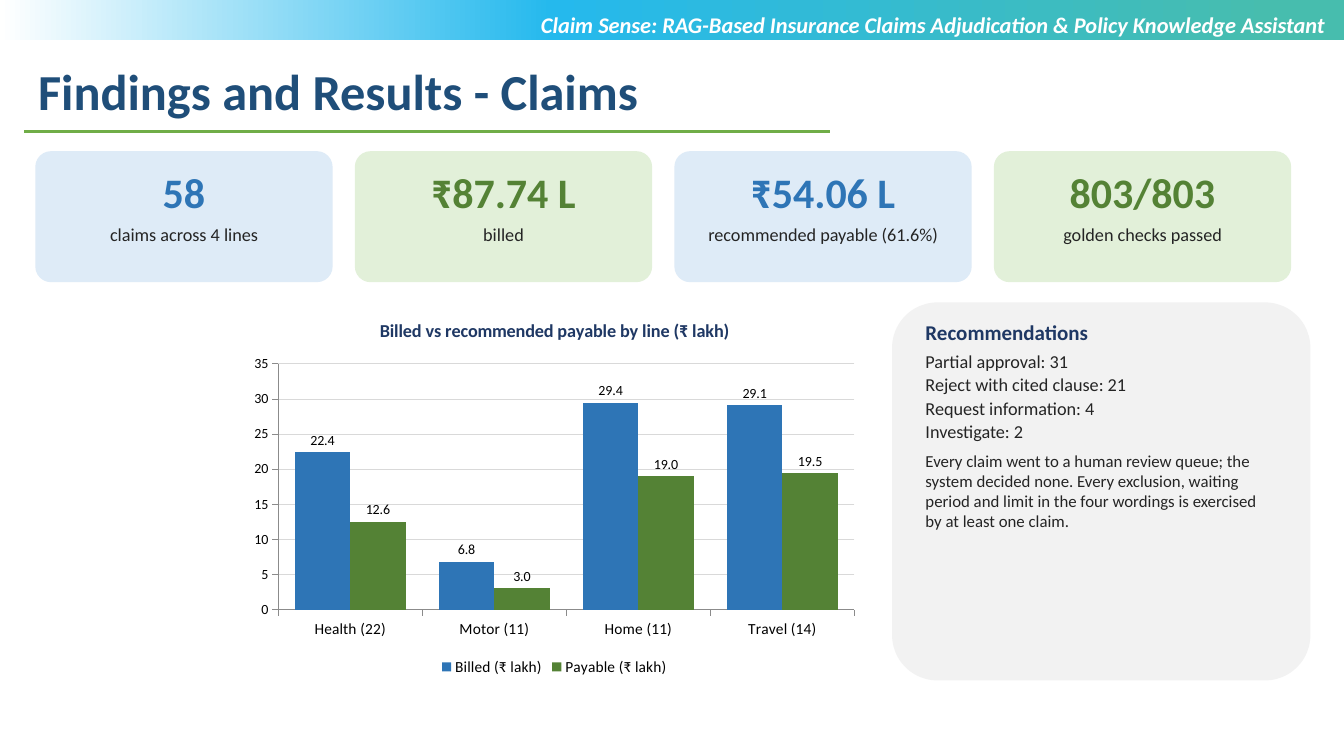
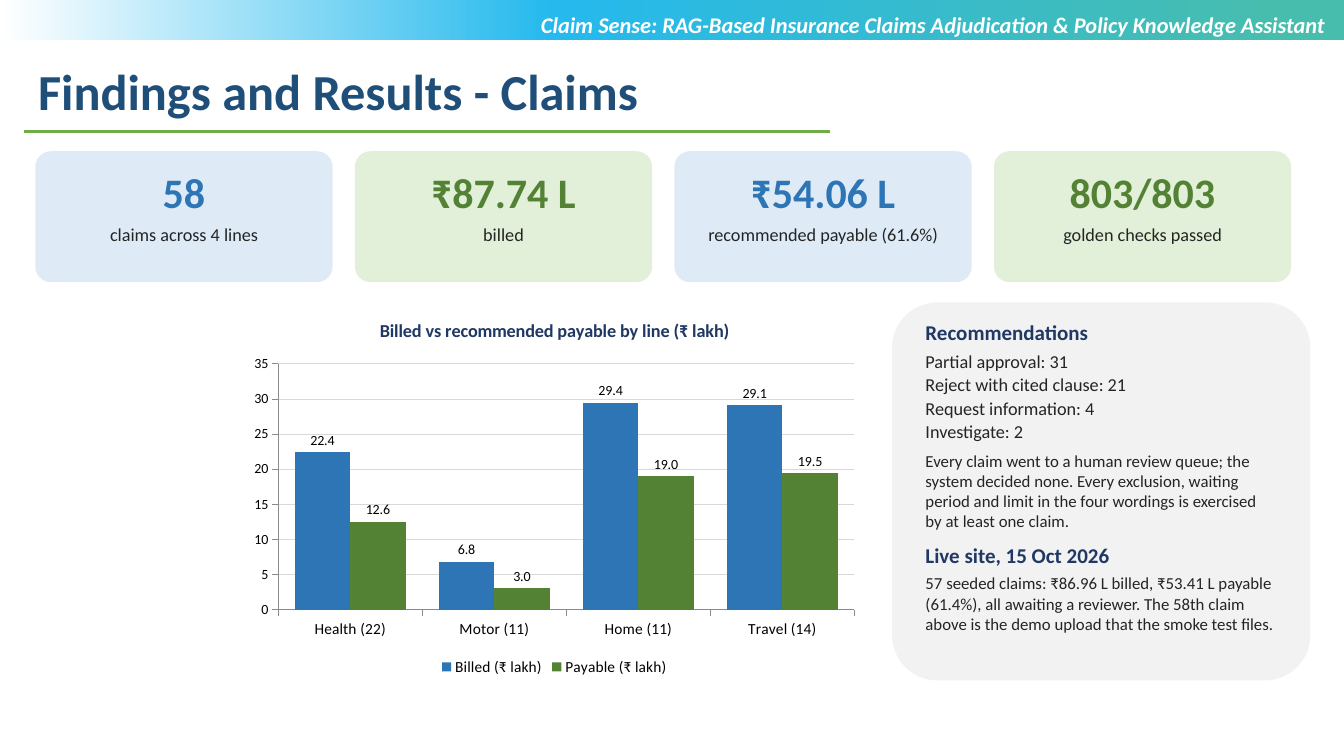
Before and after one commit to sricharansk/CLAIM-SENSE, a slide deck: slide 12 of docs/presentation/Claim_Sense_Review_III_SK_Sricharan.pptx. Drawn at 1344x756 pixels with LibreOffice and Linux fonts; fonts in the diff are those of the drawing; background and template pictures are left out. Boxes give left, top, right and bottom in pixels: in the first picture for what was removed or moved away, otherwise in the second. Text is boxed around its words. In the diff, an @@ line names an element or a change of style, - is before the commit and + after.

```diff
--- a/docs/presentation/Claim_Sense_Review_III_SK_Sricharan.pptx
+++ b/docs/presentation/Claim_Sense_Review_III_SK_Sricharan.pptx
@@ text in rounded rectangle at <box>925,577,1273,633</box>: paragraphs added @@
+Live site, 15 Oct 2026
+57 seeded claims: ₹86.96 L billed, ₹53.41 L payable (61.4%), all awaiting a reviewer. The 58th claim above is the demo upload that the smoke test files.
```
Also in this commit, not shown: 3 other slides changed, 2 other files.
